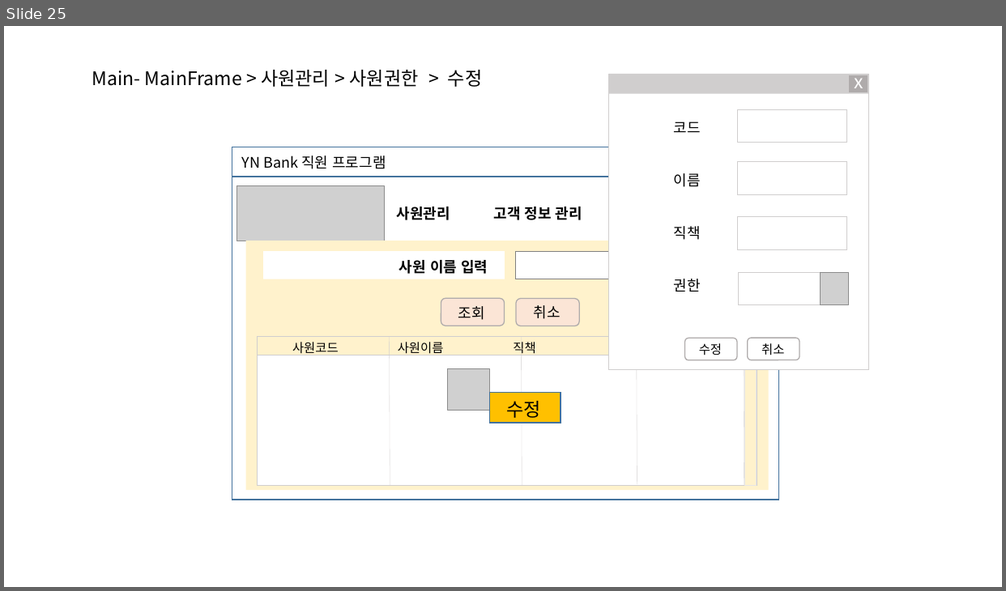
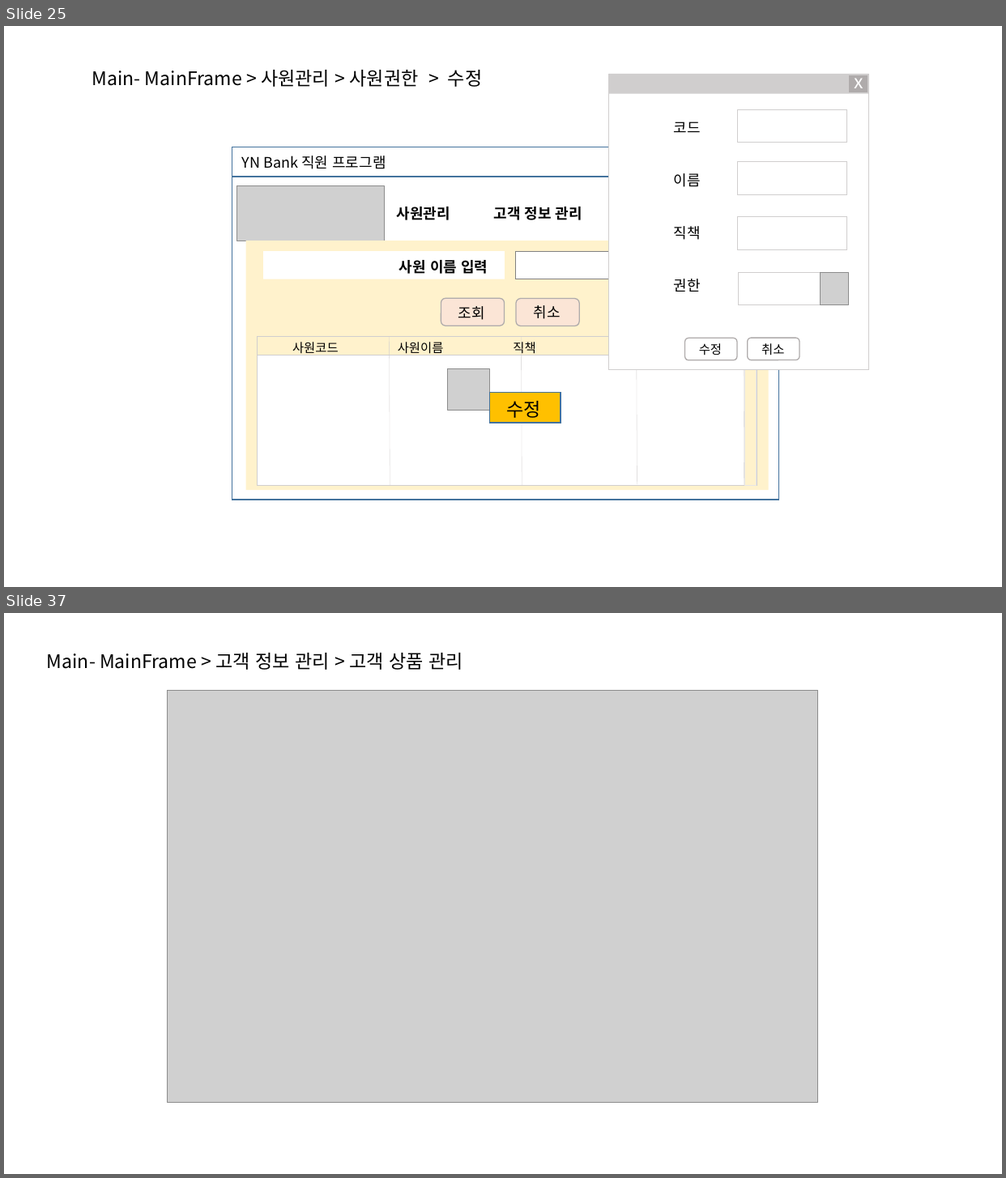
Before and after one commit to DaeguIT-MinSuKim/yi_java3st_2team, a slide deck: file/NEW UI 설계화면.pptx. Shown one above the other, each under a label of ours: slide 25 before the commit, slides 25 and 37 after it; the slides between them are not shown. The pictures are 1006x591 and 1006x1178 pixels, drawn with LibreOffice and Linux fonts; fonts in the diff are those of the drawing; grey boxes stand for pictures; background and template pictures are left out. Boxes give left, top, right and bottom in pixels: in the first picture for what was removed or moved away, otherwise in the second. Text is boxed around its words. In the diff, an @@ line names an element or a change of style, - is before the commit and + after.

Commit message:
고객팀 / 1. UI 설계화면 작성 2. 화면 설계 작성 3. 고객개인정보, 상품 추가시 중복체크 기능 추가

```diff
--- a/file/NEW UI 설계화면.pptx
+++ b/file/NEW UI 설계화면.pptx
@@ slide 37 added at (4,613,1002,1174), background #FFFFFF @@
@@ text added at (47,653,463,670), 18 pt, text #000000 @@
+Main- MainFrame > 고객 정보 관리 > 고객 상품 관리
@@ picture added at (167,690,818,1102) @@
```
Also in this commit, not shown: 20 other slides added, 11 other files.
